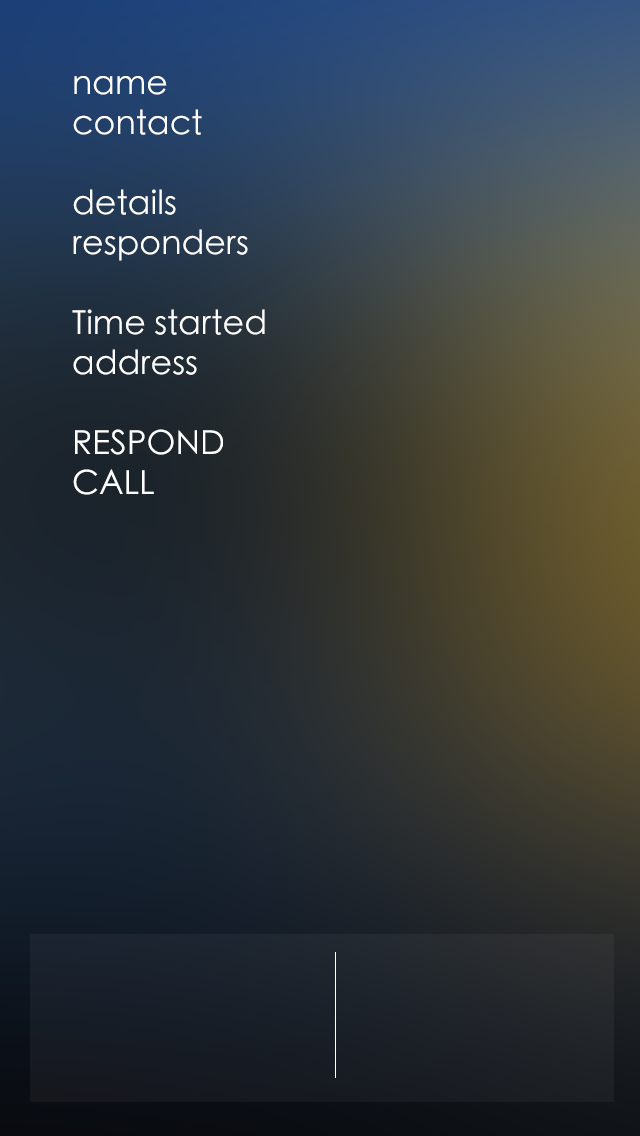
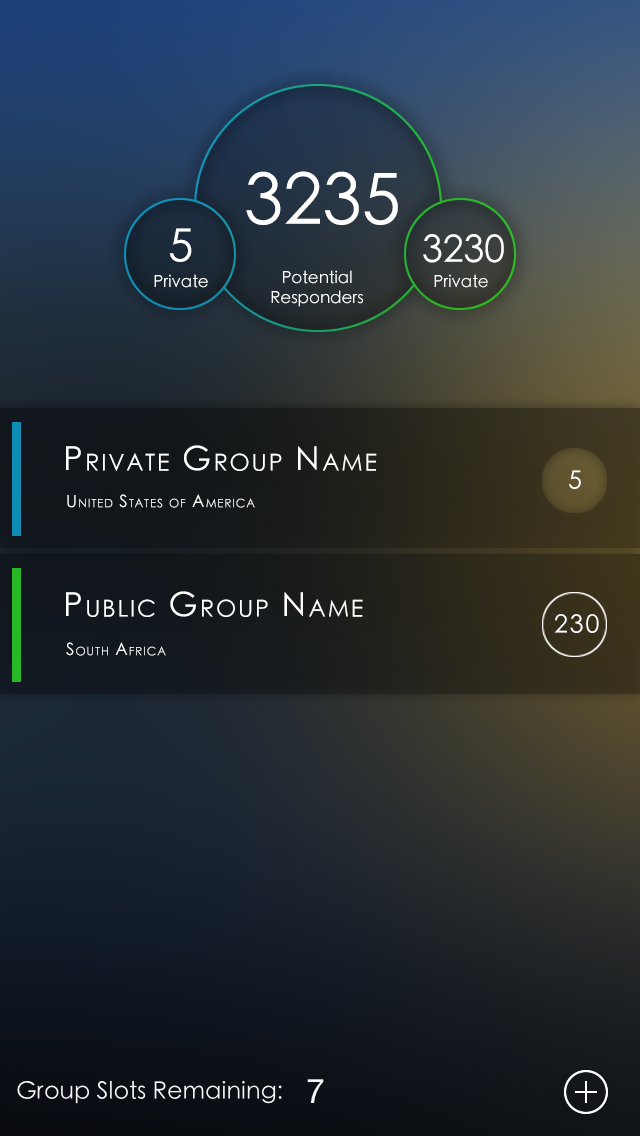
Comparing the layer stacks of the two 640px x 1136px images. Changes:
removed layer "name contact details responders Time started address RESPOND" over 72, 76, 265, 495
added group "Header Circle" with 11 layers above "Private Group" over 124, 84, 516, 332
added group "Public" with 2 layers in group "Header Circle" over 423, 234, 504, 288
added group "Main" with 2 layers in group "Header Circle" over 246, 171, 398, 307
added layer "3235" in group "Main" over 246, 171, 398, 225
added layer "Layer 3" (59%) in group "Header Circle" over 124, 84, 516, 332
added layer "Layer 4" (25%) in group "Header Circle" over 126, 86, 514, 330
added group "Private Group" with 9 layers above "Public Group" over 0, 408, 640, 548
added layer "Private Group Name" in group "Private Group" over 66, 445, 377, 471
added group "Subs" (1st of 3, in "Private Group") with 2 layers in group "Private Group" over 542, 448, 607, 513
added group "Cell Stuff" (1st of 3, in "Private Group") with 2 layers in group "Private Group" over 0, 408, 640, 548
added layer "Cell" (1st of 3, in "Private Group" › "Cell Stuff") (40%) in group "Cell Stuff" over 0, 408, 640, 548
added group "Public Group" with 9 layers above "Public Group 2" over 0, 554, 640, 694
added layer "Public Group Name" in group "Public Group" over 66, 591, 363, 617
added group "Subs" (2nd of 3, in "Public Group") with 2 layers in group "Public Group" over 542, 592, 607, 657
added group "Cell Stuff" (2nd of 3, in "Public Group") with 2 layers in group "Public Group" over 0, 554, 640, 694
added layer "Cell" (2nd of 3, in "Public Group" › "Cell Stuff") (40%) in group "Cell Stuff" over 0, 554, 640, 694
added group "View" with 2 layers over 0, 69, 640, 1114
"Layer 1": opacity 10% → 100%, blend lighten → normal, moved it into group "View", painted on it over 17, 934, 614, 1114
renamed "Background" to "Layer 0", moved it into group "View" over 0, 69, 640, 1114
…and 14 more changes (13 added, 1 removed)
